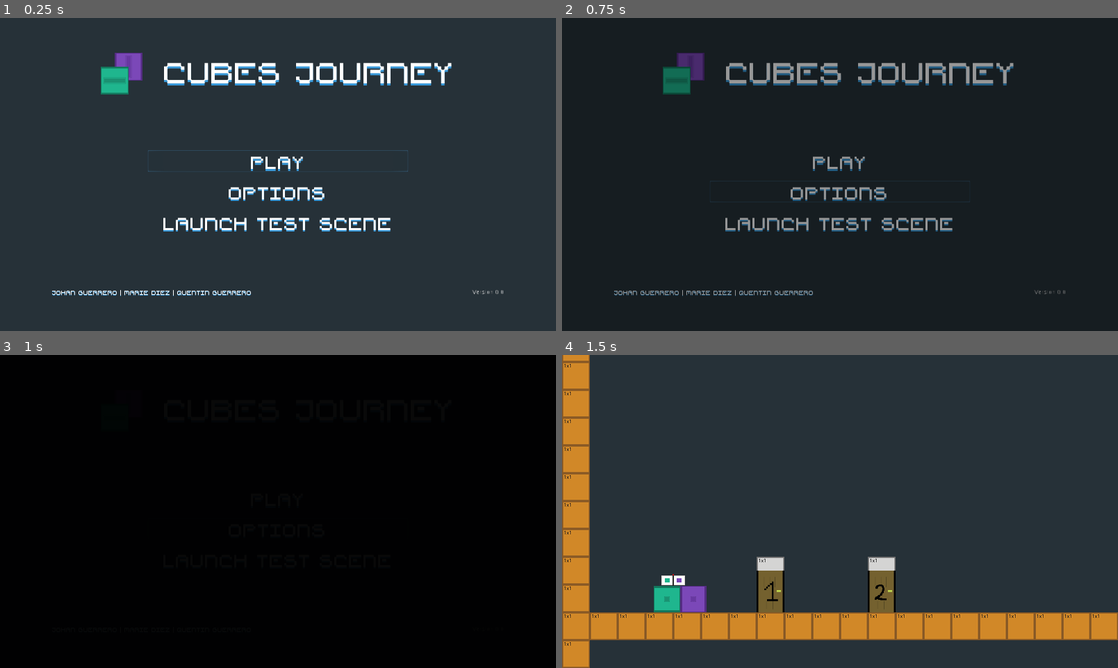
Above: before the commit, frames 1-4 (two rows, left to right).
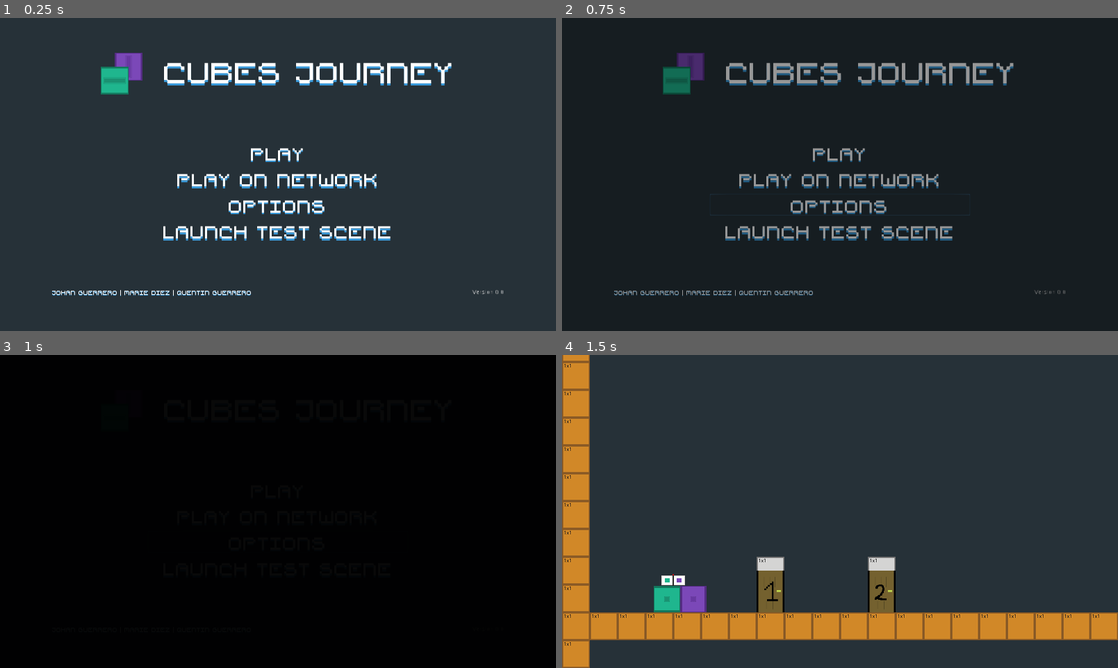
Above: after the commit, the same moments.

Repository: Eterniitys/CubesJouney
Game: Godot game, scene res://scene/Menu_screen/TitleScreen.tscn
The game is run twice, just before and just after one commit, with the same random seed, the same clock (stepped at 60 frames per second) and the same inputs. Before the commit the project starts from res://scene/tittle_screen/TitleScreen.tscn.
Inputs (mouse positions are in pixels of both pictures, inside the frame that each line leads up to):
- Up to frame 1 (0.25 s): no input
- Up to frame 2 (0.75 s): click "Options" at 0.5 s
- Up to frame 3 (1 s): no input
- Up to frame 4 (1.5 s): move the mouse to (962, 495) at 1.27 s; hold D (right_cubi) from 1.28 s (still down)

The runs differ from the first frame. In frame 1, 3.6% of the frame differs, in the area x 26-74%, y 41-72%; in frame 2, 3.4%; in frame 3, less than 0.1%; in frame 4, nothing differs.

Commit message:
add new interface in menu to manage network

Diff:
--- a/project.godot
+++ b/project.godot
@@ -16,7 +16,7 @@
 [application]
 
 config/name="CubesJourney"
-run/main_scene="res://scene/tittle_screen/TitleScreen.tscn"
+run/main_scene="res://scene/Menu_screen/TitleScreen.tscn"
 config/icon="res://icon.png"
 
 [autoload]
--- a/scene/tittle_screen/TitleScreen.tscn
+++ b/scene/Menu_screen/MenuScreen.tscn
@@ -1,15 +1,11 @@
-[gd_scene load_steps=10 format=2]
+[gd_scene load_steps=6 format=2]
 
-[ext_resource path="res://scene/tittle_screen/TitleScreen.gd" type="Script" id=1]
-[ext_resource path="res://img/player/Cubi&Cuba_logo.png" type="Texture" id=2]
-[ext_resource path="res://fonts/Pixel_Countdown_48.tres" type="DynamicFont" id=3]
-[ext_resource path="res://scene/tittle_screen/buttons/Play_button.tscn" type="PackedScene" id=4]
-[ext_resource path="res://scene/tittle_screen/buttons/OptionsButton.tscn" type="PackedScene" id=5]
-[ext_resource path="res://scene/tittle_screen/buttons/TestSceneButton.tscn" type="PackedScene" id=6]
-[ext_resource path="res://fonts/Pixel_Countdown.ttf" type="DynamicFontData" id=7]
+[ext_resource path="res://img/player/Cubi&Cuba_logo.png" type="Texture" id=1]
+[ext_resource path="res://fonts/Pixel_Countdown_48.tres" type="DynamicFont" id=2]
+[ext_resource path="res://fonts/Pixel_Countdown.ttf" type="DynamicFontData" id=3]
 
 [sub_resource type="DynamicFont" id=1]
-font_data = ExtResource( 7 )
+font_data = ExtResource( 3 )
 
 [sub_resource type="Animation" id=2]
 resource_name = "Fade"
@@ -28,11 +24,9 @@
 "values": [ Color( 0, 0, 0, 0 ), Color( 0, 0, 0, 1 ) ]
 }
 
-[node name="TitleScreen" type="Control"]
-editor/display_folded = true
+[node name="MenuScreen" type="Control"]
 anchor_right = 1.0
 anchor_bottom = 1.0
-script = ExtResource( 1 )
 
 [node name="Menu" type="VBoxContainer" parent="."]
 anchor_right = 1.0
@@ -43,6 +37,7 @@
 margin_bottom = -80.0
 
 [node name="Header" type="HBoxContainer" parent="Menu"]
+editor/display_folded = true
 margin_right = 1040.0
 margin_bottom = 96.0
 size_flags_stretch_ratio = 39.78
@@ -61,51 +56,27 @@
 margin_bottom = 96.0
 size_flags_horizontal = 4
 size_flags_vertical = 5
-custom_fonts/font = ExtResource( 3 )
+custom_fonts/font = ExtResource( 2 )
 custom_colors/font_color_shadow = Color( 0.223529, 0.6, 0.85098, 1 )
 custom_constants/shadow_offset_x = 0
 custom_constants/shadow_offset_y = 4
 text = "Cubes Journey"
 align = 1
 
-[node name="CenterRow" type="CenterContainer" parent="Menu"]
+[node name="Content" type="CenterContainer" parent="Menu"]
 margin_top = 100.0
 margin_right = 1040.0
 margin_bottom = 538.0
 size_flags_horizontal = 3
 size_flags_vertical = 3
 
-[node name="Buttons" type="VBoxContainer" parent="Menu/CenterRow"]
-margin_left = 220.0
-margin_top = 124.0
-margin_right = 820.0
-margin_bottom = 314.0
-custom_constants/separation = 20
-
-[node name="Play_button" parent="Menu/CenterRow/Buttons" instance=ExtResource( 4 )]
-anchor_right = 0.0
-margin_right = 600.0
-margin_bottom = 50.0
-rect_scale = Vector2( 1, 1 )
-
-[node name="OptionsButton" parent="Menu/CenterRow/Buttons" instance=ExtResource( 5 )]
-anchor_right = 0.0
-margin_top = 70.0
-margin_right = 600.0
-margin_bottom = 120.0
-
-[node name="TestSceneButton" parent="Menu/CenterRow/Buttons" instance=ExtResource( 6 )]
-anchor_right = 0.0
-margin_top = 140.0
-margin_right = 600.0
-margin_bottom = 190.0
-
-[node name="HBoxContainer" type="HBoxContainer" parent="Menu"]
+[node name="Footer" type="HBoxContainer" parent="Menu"]
+editor/display_folded = true
 margin_top = 542.0
 margin_right = 1040.0
 margin_bottom = 560.0
 
-[node name="NameLabel" type="Label" parent="Menu/HBoxContainer"]
+[node name="NameLabel" type="Label" parent="Menu/Footer"]
 margin_right = 518.0
 margin_bottom = 18.0
 size_flags_horizontal = 11
@@ -117,7 +88,7 @@
 text = "Johan Guerrero | Marie Diez | Quentin Guerrero"
 valign = 1
 
-[node name="VersionLabel" type="Label" parent="Menu/HBoxContainer"]
+[node name="VersionLabel" type="Label" parent="Menu/Footer"]
 margin_left = 522.0
 margin_right = 1040.0
 margin_bottom = 18.0
--- /dev/null
+++ b/scene/Menu_screen/NetworkScene.tscn
@@ -0,0 +1,63 @@
+[gd_scene load_steps=5 format=2]
+
+[ext_resource path="res://scene/Menu_screen/MenuScreen.tscn" type="PackedScene" id=1]
+[ext_resource path="res://scene/Menu_screen/buttons/ConnectToServer.tscn" type="PackedScene" id=2]
+[ext_resource path="res://scene/Menu_screen/buttons/CreateServer.tscn" type="PackedScene" id=3]
+[ext_resource path="res://scene/Menu_screen/buttons/ReturnMenuButton.tscn" type="PackedScene" id=4]
+
+[node name="MenuScreen" index="0" instance=ExtResource( 1 )]
+
+[node name="Buttons" type="VBoxContainer" parent="Menu/Content" index="0"]
+margin_left = 220.0
+margin_top = 117.0
+margin_right = 820.0
+margin_bottom = 321.0
+custom_constants/separation = 10
+
+[node name="IP" type="HBoxContainer" parent="Menu/Content/Buttons" index="0"]
+margin_right = 600.0
+margin_bottom = 24.0
+
+[node name="Label" type="Label" parent="Menu/Content/Buttons/IP" index="0"]
+margin_top = 5.0
+margin_right = 197.0
+margin_bottom = 19.0
+size_flags_horizontal = 3
+text = "Adresse IP :"
+align = 1
+valign = 1
+
+[node name="adresse_ip" type="LineEdit" parent="Menu/Content/Buttons/IP" index="1"]
+margin_left = 201.0
+margin_right = 398.0
+margin_bottom = 24.0
+size_flags_horizontal = 3
+text = "localhost"
+
+[node name="Label2" type="Label" parent="Menu/Content/Buttons/IP" index="2"]
+margin_left = 402.0
+margin_top = 5.0
+margin_right = 600.0
+margin_bottom = 19.0
+size_flags_horizontal = 3
+text = "Port : 33221"
+align = 1
+valign = 1
+
+[node name="ConnectToServer" parent="Menu/Content/Buttons" index="1" instance=ExtResource( 2 )]
+anchor_right = 0.0
+margin_top = 34.0
+margin_right = 600.0
+margin_bottom = 84.0
+
+[node name="CreateServer" parent="Menu/Content/Buttons" index="2" instance=ExtResource( 3 )]
+anchor_right = 0.0
+margin_top = 94.0
+margin_right = 600.0
+margin_bottom = 144.0
+
+[node name="ReturnMenuButton" parent="Menu/Content/Buttons" index="3" instance=ExtResource( 4 )]
+anchor_right = 0.0
+margin_top = 154.0
+margin_right = 600.0
+margin_bottom = 204.0
--- a/scene/tittle_screen/TitleScreen.gd
+++ b/scene/Menu_screen/TitleScreen.gd
@@ -1,8 +1,8 @@
 extends Control
 #warning-ignore:return_value_discarded
 func _ready():
-	$Menu/CenterRow/Buttons/Play_button.grab_focus()
-	for button in $Menu/CenterRow/Buttons.get_children():
+	#$Menu/Content/Buttons/Play_button.grab_focus()
+	for button in $Menu/Content/Buttons.get_children():
 		button.connect("pressed", self, "_on_button_pressed", [button.next_scene])
 
 func _on_button_pressed(scene_to_load):
--- /dev/null
+++ b/scene/Menu_screen/TitleScreen.tscn
@@ -0,0 +1,42 @@
+[gd_scene load_steps=7 format=2]
+
+[ext_resource path="res://scene/Menu_screen/MenuScreen.tscn" type="PackedScene" id=1]
+[ext_resource path="res://scene/Menu_screen/TitleScreen.gd" type="Script" id=2]
+[ext_resource path="res://scene/Menu_screen/buttons/Play_button.tscn" type="PackedScene" id=3]
+[ext_resource path="res://scene/Menu_screen/buttons/PlayNetworkButton.tscn" type="PackedScene" id=4]
+[ext_resource path="res://scene/Menu_screen/buttons/OptionsButton.tscn" type="PackedScene" id=5]
+[ext_resource path="res://scene/Menu_screen/buttons/TestSceneButton.tscn" type="PackedScene" id=6]
+
+[node name="TitleScreen" index="0" instance=ExtResource( 1 )]
+script = ExtResource( 2 )
+
+[node name="Buttons" type="VBoxContainer" parent="Menu/Content" index="0"]
+margin_left = 220.0
+margin_top = 104.0
+margin_right = 820.0
+margin_bottom = 334.0
+custom_constants/separation = 10
+
+[node name="Play_button" parent="Menu/Content/Buttons" index="0" instance=ExtResource( 3 )]
+anchor_right = 0.0
+margin_right = 600.0
+margin_bottom = 50.0
+rect_scale = Vector2( 1, 1 )
+
+[node name="PlayNetworkButton" parent="Menu/Content/Buttons" index="1" instance=ExtResource( 4 )]
+anchor_right = 0.0
+margin_top = 60.0
+margin_right = 600.0
+margin_bottom = 110.0
+
+[node name="OptionsButton" parent="Menu/Content/Buttons" index="2" instance=ExtResource( 5 )]
+anchor_right = 0.0
+margin_top = 120.0
+margin_right = 600.0
+margin_bottom = 170.0
+
+[node name="TestSceneButton" parent="Menu/Content/Buttons" index="3" instance=ExtResource( 6 )]
+anchor_right = 0.0
+margin_top = 180.0
+margin_right = 600.0
+margin_bottom = 230.0
--- /dev/null
+++ b/scene/Menu_screen/buttons/ConnectToServer.tscn
@@ -0,0 +1,8 @@
+[gd_scene load_steps=2 format=2]
+
+[ext_resource path="res://scene/Menu_screen/buttons/Menu_button.tscn" type="PackedScene" id=1]
+
+[node name="ConnectToServer" index="0" instance=ExtResource( 1 )]
+
+[node name="Label" parent="." index="0"]
+text = "Connect To Server"
--- /dev/null
+++ b/scene/Menu_screen/buttons/CreateServer.tscn
@@ -0,0 +1,8 @@
+[gd_scene load_steps=2 format=2]
+
+[ext_resource path="res://scene/Menu_screen/buttons/Menu_button.tscn" type="PackedScene" id=1]
+
+[node name="CreateServer" index="0" instance=ExtResource( 1 )]
+
+[node name="Label" parent="." index="0"]
+text = "Create Server"
--- a/scene/tittle_screen/buttons/Menu_button.gd
+++ b/scene/Menu_screen/buttons/Menu_button.gd
@@ -1,3 +1,3 @@
 extends Button
 #warning-ignore:unused_class_variable
-export(PackedScene) var next_scene
+export(PackedScene) onready var next_scene
--- a/scene/tittle_screen/buttons/Menu_button.tscn
+++ b/scene/Menu_screen/buttons/Menu_button.tscn
@@ -1,7 +1,8 @@
 [gd_scene load_steps=4 format=2]
 
-[ext_resource path="res://scene/tittle_screen/buttons/Menu_button.gd" type="Script" id=1]
+[ext_resource path="res://scene/Menu_screen/buttons/Menu_button.gd" type="Script" id=1]
 [ext_resource path="res://fonts/Pixel_Countdown.ttf" type="DynamicFontData" id=2]
+
 
 [sub_resource type="DynamicFont" id=1]
 size = 48
@@ -11,6 +12,7 @@
 anchor_right = 1.0
 margin_bottom = 20.0
 rect_min_size = Vector2( 600, 50 )
+mouse_default_cursor_shape = 2
 flat = true
 align = 0
 script = ExtResource( 1 )
--- a/scene/tittle_screen/buttons/OptionsButton.tscn
+++ b/scene/Menu_screen/buttons/OptionsButton.tscn
@@ -1,9 +1,9 @@
 [gd_scene load_steps=3 format=2]
 
-[ext_resource path="res://scene/tittle_screen/buttons/Menu_button.tscn" type="PackedScene" id=1]
+[ext_resource path="res://scene/Menu_screen/buttons/Menu_button.tscn" type="PackedScene" id=1]
 [ext_resource path="res://scene/levels/HubRoom.tscn" type="PackedScene" id=2]
 
-[node name="OptionsButton" instance=ExtResource( 1 )]
+[node name="OptionsButton" index="0" instance=ExtResource( 1 )]
 next_scene = ExtResource( 2 )
 
 [node name="Label" parent="." index="0"]
--- /dev/null
+++ b/scene/Menu_screen/buttons/PlayNetworkButton.tscn
@@ -0,0 +1,10 @@
+[gd_scene load_steps=3 format=2]
+
+[ext_resource path="res://scene/Menu_screen/buttons/Menu_button.tscn" type="PackedScene" id=1]
+[ext_resource path="res://scene/Menu_screen/NetworkScene.tscn" type="PackedScene" id=2]
+
+[node name="PlayNetworkButton" index="0" instance=ExtResource( 1 )]
+next_scene = ExtResource( 2 )
+
+[node name="Label" parent="." index="0"]
+text = "play on network"
--- a/scene/tittle_screen/buttons/Play_button.tscn
+++ b/scene/Menu_screen/buttons/Play_button.tscn
@@ -1,9 +1,9 @@
 [gd_scene load_steps=3 format=2]
 
-[ext_resource path="res://scene/tittle_screen/buttons/Menu_button.tscn" type="PackedScene" id=1]
+[ext_resource path="res://scene/Menu_screen/buttons/Menu_button.tscn" type="PackedScene" id=1]
 [ext_resource path="res://scene/levels/HubRoom.tscn" type="PackedScene" id=2]
 
-[node name="Play_button" instance=ExtResource( 1 )]
+[node name="Play_button" index="0" instance=ExtResource( 1 )]
 rect_scale = Vector2( 1.00597, 1 )
 next_scene = ExtResource( 2 )
 
--- /dev/null
+++ b/scene/Menu_screen/buttons/ReturnMenuButton.tscn
@@ -0,0 +1,8 @@
+[gd_scene load_steps=2 format=2]
+
+[ext_resource path="res://scene/Menu_screen/buttons/Menu_button.tscn" type="PackedScene" id=1]
+
+[node name="ReturnMenuButton" index="0" instance=ExtResource( 1 )]
+
+[node name="Label" parent="." index="0"]
+text = "Return to Menu"
--- a/scene/tittle_screen/buttons/TestSceneButton.tscn
+++ b/scene/Menu_screen/buttons/TestSceneButton.tscn
@@ -1,10 +1,9 @@
 [gd_scene load_steps=3 format=2]
 
-[ext_resource path="res://scene/tittle_screen/buttons/Menu_button.tscn" type="PackedScene" id=1]
+[ext_resource path="res://scene/Menu_screen/buttons/Menu_button.tscn" type="PackedScene" id=1]
 [ext_resource path="res://scene/levels/TestLevel.tscn" type="PackedScene" id=2]
 
-
-[node name="TestSceneButton" index="0" instance=ExtResource( 1 )]
+[node name="TestSceneButton" instance=ExtResource( 1 )]
 next_scene = ExtResource( 2 )
 
 [node name="Label" parent="." index="0"]
Not shown: 1 places in scene/Menu_screen/MenuScreen.tscn that only renumber resources
